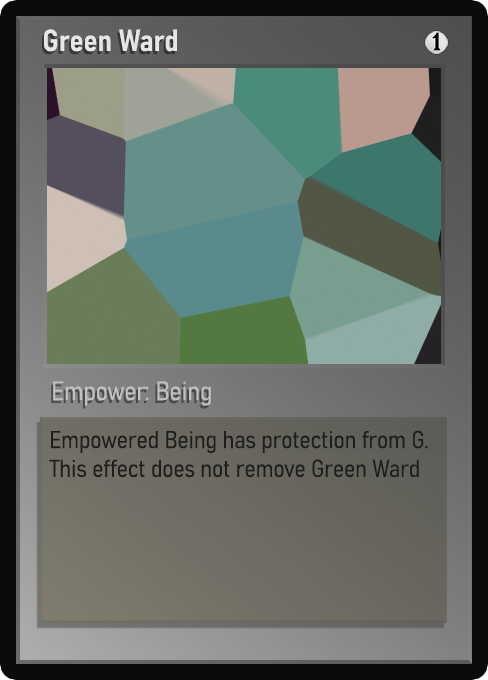
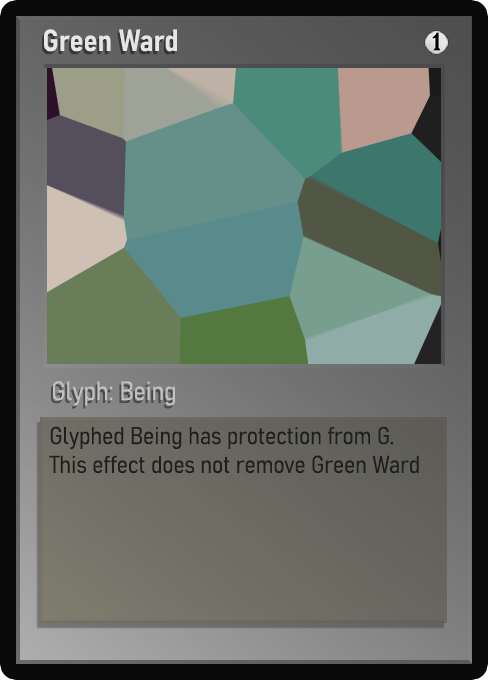
Layers edited between the first and the second (488, 680) image:
painted on "Class" over [53, 381, 211, 406]
painted on "Desc_norm" over [49, 426, 428, 478]
